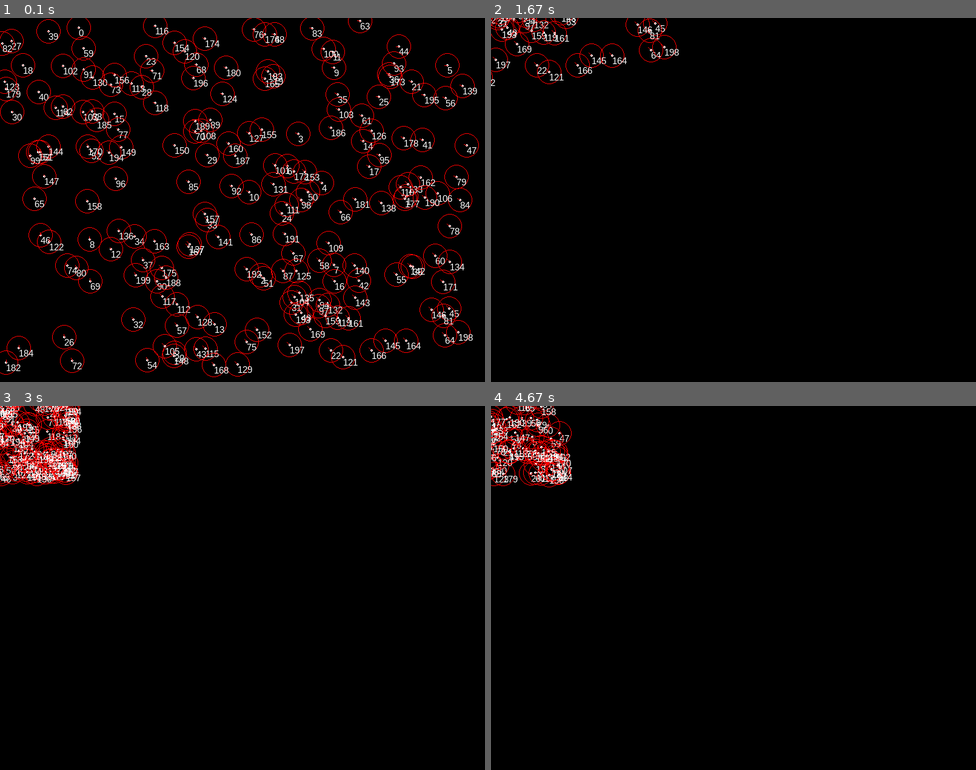
Above: before the commit, frames 1-4 (two rows, left to right).
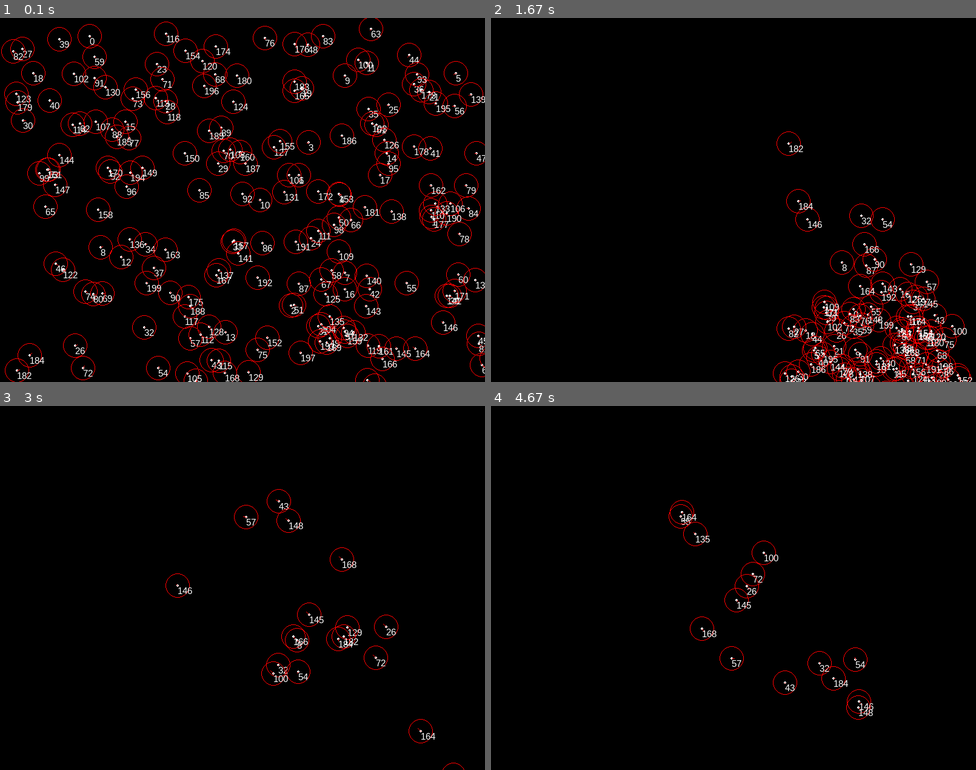
Above: after the commit, the same moments.

Repository: JonKramme/python-pygame-boids
Game: pygame game, started from main.py
The game is run twice, just before and just after one commit, with the same random seed, the same clock (stepped at 60 frames per second) and the same inputs.
Inputs:
- Up to frame 1 (0.1 s): no input
- Up to frame 2 (1.67 s): no input
- Up to frame 3 (3 s): tap Enter every 0.33 s from 1.83 to 2.83 s
- Up to frame 4 (4.67 s): tap Enter every 0.33 s from 3.17 to 4.5 s

The runs differ from the first frame. In frame 1, 17% of the frame differs, in the area x 0-100%, y 0-100%; in frame 2, 4.6%; in frame 3, 3.2%; in frame 4, 2.5%.

Commit message:
fixed Vector subtraction function ( vector was initialized as 0,0 then subtracted with the first vector)

Diff:
--- a/main.py
+++ b/main.py
@@ -45,13 +45,13 @@
     def coherence(self, visibleBoids):
         # Calculate the center position of all "visible" boids except this one, calculate direction vector
         # towards that point and scale it by the coherence Factor. Then return it
-        percievedCenter = (0.0, 0.0)
+        percievedCenter = (400, 300)
         for boid in visibleBoids:
             percievedCenter = self.addVector2(percievedCenter, boid.position)
         if len(visibleBoids) > 1:
-            percievedCenter = [x / len(visibleBoids) for x in percievedCenter]
+            percievedCenter = (x / len(visibleBoids) for x in percievedCenter)
         percievedCenter = self.subVector2( percievedCenter,self.position)
-        percievedCenter = [x / self.coherenceFactor for x in percievedCenter]
+        percievedCenter = (x / self.coherenceFactor for x in percievedCenter)
         return percievedCenter
 
     def separation(self,TooCloseBoids):
@@ -86,8 +86,8 @@
         return vec
 
     def subVector2(self, v1, v2, *args):
-        vecList = [v1, v2, *args]
-        vec = (0, 0)
+        vec = v1
+        vecList = [v2, *args]
         for x in vecList:
             vec = tuple(map(lambda i, j: i - j, vec, x))
         return vec
